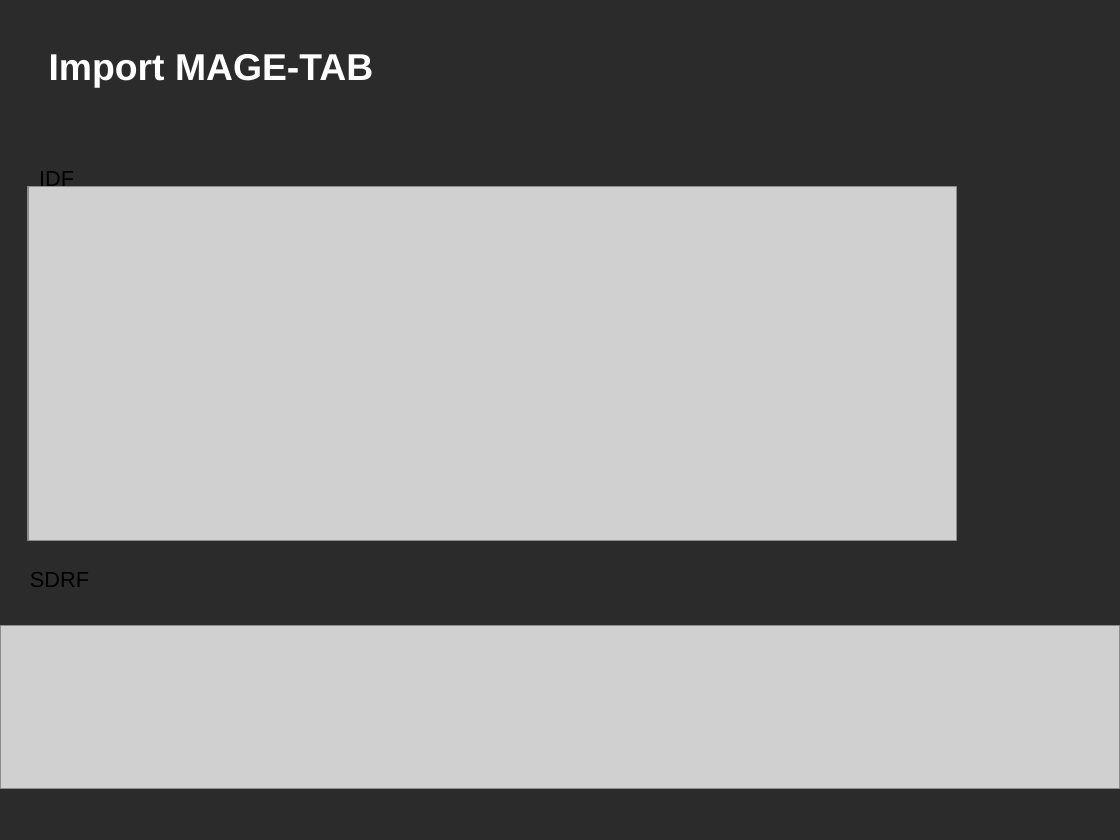
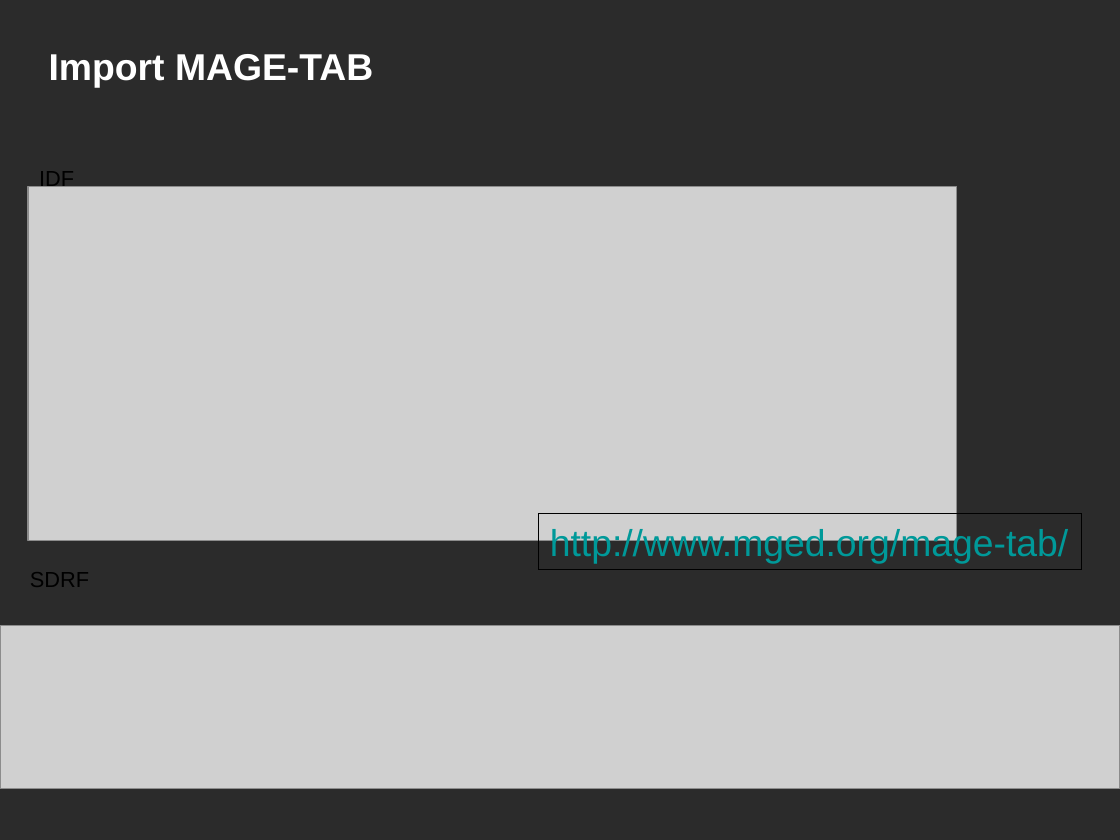
Before and after one commit to NCIP/caarray-docs, a slide deck: slide 7 of project_management/open_meetings/caArray User Community Meeting Feb6.ppt. Drawn at 1120x840 pixels with LibreOffice and Linux fonts; fonts in the diff are those of the drawing; grey boxes stand for pictures; background and template pictures are left out; a plain dark background stands for a picture behind light text. Boxes give left, top, right and bottom in pixels: in the first picture for what was removed or moved away, otherwise in the second. Text is boxed around its words. In the diff, an @@ line names an element or a change of style, - is before the commit and + after.

```diff
--- a/project_management/open_meetings/caArray User Community Meeting Feb6.ppt
+++ b/project_management/open_meetings/caArray User Community Meeting Feb6.ppt
@@ rectangle added at (539,513,1082,569), outline #000000 0.74 pt, 24 pt, text #009999 @@
+http://www.mged.org/mage-tab/
```
Also in this commit, not shown: 4 other slides changed, 1 slide added.
